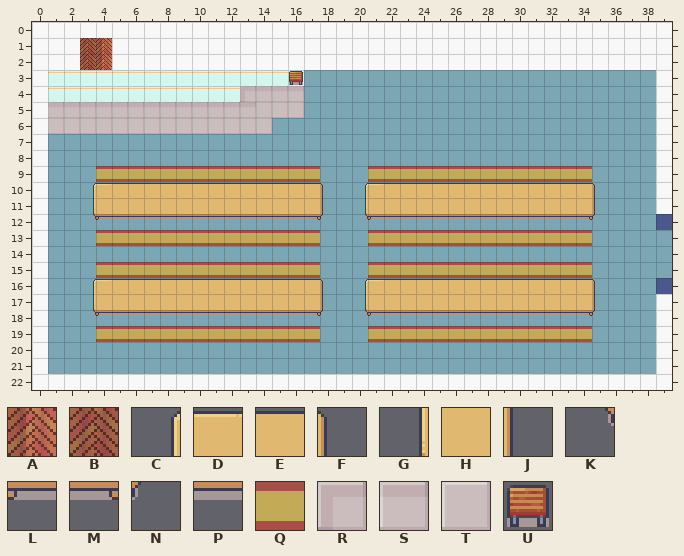
Tiled map: assets/tiles/lunch_hall.tmx. Above: the version before the commit.
Cells are 16x16 px. Shown: x 0..39, y 0..22.
Key: from "indoors_floor1": A 249, B 251; from "indoors_main": C 165, D 166, E 167, F 168, G 181, H 182, J 184, K 197, L 198, M 199, N 200, P 201, Q 234, R 453, S 454, T 470, U 519.
_ is an empty cell.
Layers that did not change in this view are not listed.
Layer "Tile Layer 2" before, first column x 0:
 0 ________________________________________
 1 ___BA___________________________________
 2 ___BA___________________________________
 3 ________________U_______________________
 4 _____________RSSS_______________________
 5 _SSSSSSSSSSSSSTTT_______________________
 6 _TTTTTTTTTTTTTT_________________________
 7 ________________________________________
 8 ________________________________________
 9 ____QQQQQQQQQQQQQQ___QQQQQQQQQQQQQQ_____
10 ___CDEEEEEEEEEEEEEF_CDEEEEEEEEEEEEEF____
11 ___GHHHHHHHHHHHHHHJ_GHHHHHHHHHHHHHHJ____
12 ___KLPPPPPPPPPPPPMN_KLPPPPPPPPPPPPMN____
13 ____QQQQQQQQQQQQQQ___QQQQQQQQQQQQQQ_____
14 ________________________________________
15 ____QQQQQQQQQQQQQQ___QQQQQQQQQQQQQQ_____
16 ___CDEEEEEEEEEEEEEF_CDEEEEEEEEEEEEEF____
17 ___GHHHHHHHHHHHHHHJ_GHHHHHHHHHHHHHHJ____
18 ___KLPPPPPPPPPPPPMN_KLPPPPPPPPPPPPMN____
19 ____QQQQQQQQQQQQQQ___QQQQQQQQQQQQQQ_____
20 ________________________________________
21 ________________________________________
22 ________________________________________
The same view after the edit:
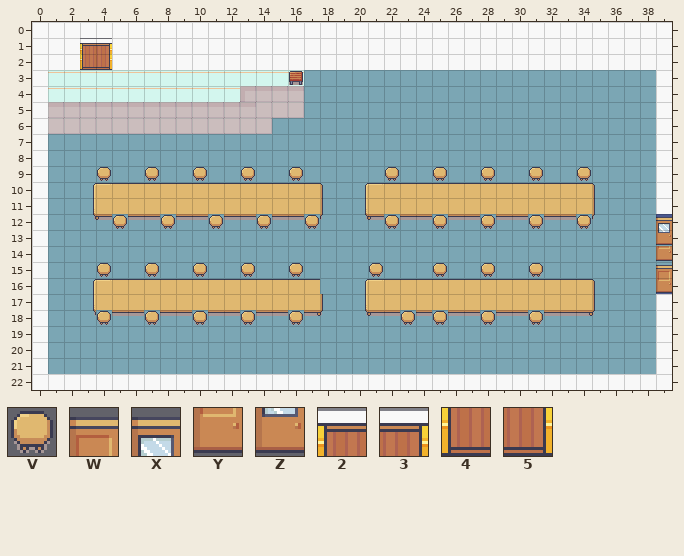
Further tiles: from "indoors_main": V 214, W 395, X 396, Y 411, Z 412, 2 421, 3 422, 4 437, 5 438.
The edit:
Layer "Tile Layer 2":
y 1: x 3..4 BA -> 23
y 2: x 3..4 BA -> 45
y 9: x 4..17 QQQQQQQQQQQQQQ -> V__V__V__V__V_; x 21..34 QQQQQQQQQQQQQQ -> _V__V__V__V__V
y 12: x 5 P -> V; x 8 P -> V; x 11 P -> V; x 14 P -> V; x 17 M -> V; x 22 P -> V; x 25 P -> V; x 28 P -> V; x 31 P -> V; x 34 M -> V; x 39 _ -> X
y 13: x 4..17 QQQQQQQQQQQQQQ -> ______________; x 21..34 QQQQQQQQQQQQQQ -> ______________; x 39 _ -> Z
y 14: x 39 _ -> Y
y 15: x 4..17 QQQQQQQQQQQQQQ -> V__V__V__V__V_; x 21..34 QQQQQQQQQQQQQQ -> V___V__V__V___; x 39 _ -> W
y 16: x 18 F -> _; x 39 _ -> Y
y 18: x 4 L -> V; x 7 P -> V; x 10 P -> V; x 13 P -> V; x 16 P -> V; x 23 P -> V; x 25 P -> V; x 28 P -> V; x 31 P -> V
y 19: x 4..17 QQQQQQQQQQQQQQ -> ______________; x 21..34 QQQQQQQQQQQQQQ -> ______________
